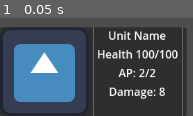
Above: before the commit, frame 1.
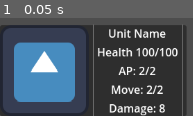
Above: after the commit, the same moment.

Repository: martinspp/civ-clone-thing
Game: Godot game, scene res://scenes/UI/Play/UnitUI.tscn
Two runs of this game, one before a commit and one after it. Both use one fixed random seed, a clock stepped at 60 frames per second and the inputs below. This scene is started directly instead of the project's main scene. The engine's default icon, where the game draws it, is replaced by a stand-in: a white triangle on a blue panel in a dark square.
Inputs:
- Up to frame 1 (0.05 s): no input

The runs differ from the first frame. In frame 1, 13% of the frame differs, in the area x 0-97%, y 7-100%.

Commit message:
no more infinite movement

Diff:
--- a/resources/Units/UnitType.gd
+++ b/resources/Units/UnitType.gd
@@ -3,15 +3,15 @@
 class_name UnitType
 
 @export var unit_name: String
-@export var health: float
+@export var max_health: float
 @export var speed: int
 @export var sprite: CompressedTexture2D
 @export var actions: Array[String]
 @export var attack_damage: float
 ## Used strictly for actions
-@export var action_points: int
+@export var max_action_points: int
 ## Used strictily for movement
-@export var movement_points: int
+@export var max_movement_points: int
 @export var fow_range: int
 
 func _init() -> void:
--- a/resources/Units/warrior.tres
+++ b/resources/Units/warrior.tres
@@ -6,11 +6,11 @@
 [resource]
 script = ExtResource("1_20oyn")
 unit_name = "warrior"
-health = 100.0
+max_health = 100.0
 speed = 2
 sprite = ExtResource("2_pfnjd")
 actions = Array[String](["move", "attack_unit_melee"])
 attack_damage = 10.0
-action_points = 1
-movement_points = 2
+max_action_points = 5
+max_movement_points = 2
 fow_range = 2
--- a/scenes/UI/Play/UnitUI.tscn
+++ b/scenes/UI/Play/UnitUI.tscn
@@ -3,7 +3,7 @@
 [ext_resource type="Texture2D" uid="uid://f58jlja3fu0l" path="res://icon.svg" id="1_ck7hx"]
 [ext_resource type="Script" path="res://scripts/ui/UnitUI.gd" id="1_p54cy"]
 
-[node name="UnitUI" type="Control" node_paths=PackedStringArray("thumbnail", "unit_name_label", "health_label", "action_points_label", "damage_label", "actions_grid")]
+[node name="UnitUI" type="Control" node_paths=PackedStringArray("thumbnail", "unit_name_label", "health_label", "action_points_label", "movement_points_label", "damage_label", "actions_grid")]
 layout_mode = 3
 anchors_preset = 2
 anchor_top = 1.0
@@ -14,6 +14,7 @@
 unit_name_label = NodePath("Panel/HBoxContainer/VBoxContainer/Label")
 health_label = NodePath("Panel/HBoxContainer/VBoxContainer/Health")
 action_points_label = NodePath("Panel/HBoxContainer/VBoxContainer/AP")
+movement_points_label = NodePath("Panel/HBoxContainer/VBoxContainer/Move")
 damage_label = NodePath("Panel/HBoxContainer/VBoxContainer/Damage")
 actions_grid = NodePath("Panel/HBoxContainer/ActionsGrid")
 
@@ -56,6 +57,12 @@
 text = "AP: 2/2"
 horizontal_alignment = 1
 
+[node name="Move" type="Label" parent="Panel/HBoxContainer/VBoxContainer"]
+auto_translate_mode = 1
+layout_mode = 2
+text = "Move: 2/2"
+horizontal_alignment = 1
+
 [node name="Damage" type="Label" parent="Panel/HBoxContainer/VBoxContainer"]
 auto_translate_mode = 1
 layout_mode = 2
--- a/scenes/main.tscn
+++ b/scenes/main.tscn
@@ -19,6 +19,7 @@
 
 [node name="DebugLines" type="Line2D" parent="World"]
 z_index = 50
+points = PackedVector2Array(166, 1340)
 closed = true
 
 [node name="Camera2D" type="Camera2D" parent="."]
--- a/scripts/services/PlayEventBus.gd
+++ b/scripts/services/PlayEventBus.gd
@@ -19,6 +19,7 @@
 #region unit
 signal unit_selected(unit: Unit)
 signal unit_unselected()
+signal unit_update_ui(unit: Unit)
 #endregion
 
 #region settlement
--- a/scripts/ui/UnitSelectionUI.gd
+++ b/scripts/ui/UnitSelectionUI.gd
@@ -38,17 +38,18 @@
 		_build_path()
 
 func _build_path() -> void:
+	var max_path: int = source_unit.movement_points
 	_needs_rebuild = false
 	if !(_source_hex && _targeted_hex):
 		return
 	var hex_path := GameStateService.data_service.plot_path(_source_hex, _targeted_hex)
 	line.clear_points()
-	for hex in hex_path:
+	for i in range(hex_path.size()):
 		#print("%s %s" % [hex.q, hex.r])
-		line.add_point(hex.global_position)
+		if i > max_path:
+			break
+		line.add_point(hex_path[i].global_position)
 	#print(line.get_point_count())
-
-
 
 func _exit_tree() -> void:
 	GameStateService.game_service.selecting_target = false
--- a/scripts/ui/UnitUI.gd
+++ b/scripts/ui/UnitUI.gd
@@ -6,20 +6,33 @@
 @export var unit_name_label: Label
 @export var health_label: Label
 @export var action_points_label: Label
+@export var movement_points_label: Label
 @export var damage_label: Label
 @export var actions_grid : GridContainer
-
+var currrent_unit: Unit
 
 func _ready() -> void:
 	PlayEventBus.unit_selected.connect(select)
 	PlayEventBus.unit_unselected.connect(unselect)
+	PlayEventBus.unit_update_ui.connect(_set_ui_data)
+	PlayEventBus.start_of_turn.connect(_start_of_turn_actions)
 
-func _set_ui_data(unit : Unit) -> void:
+func _set_ui_data(unit: Unit) -> void:
 	thumbnail.texture = unit.unit_data.sprite
-	unit_name_label.text = unit.unit_data.unit_name
-	health_label.text = str(unit.unit_data.health)
-	action_points_label.text = str(unit.unit_data.action_points)
+	unit_name_label.text = unit.unit_data.unit_name.capitalize()
+	health_label.text = "Health: " + str(unit.health) + " / " + str(unit.unit_data.max_health)
+	action_points_label.text = "Action: " + str(unit.action_points) + " / " + str(unit.unit_data.max_action_points)
+	movement_points_label.text = "Move: " + str(unit.movement_points) + " / " + str(unit.unit_data.max_movement_points)
 	damage_label.text = str(unit.unit_data.attack_damage)
+
+func _update_current_unit_data() -> void:
+	if currrent_unit:
+		thumbnail.texture = currrent_unit.unit_data.sprite
+		unit_name_label.text = currrent_unit.unit_data.unit_name.capitalize()
+		health_label.text = "Health: " + str(currrent_unit.health) + " / " + str(currrent_unit.unit_data.max_health)
+		action_points_label.text = "Action: " + str(currrent_unit.action_points) + " / " + str(currrent_unit.unit_data.max_action_points)
+		movement_points_label.text = "Move: " + str(currrent_unit.movement_points) + " / " + str(currrent_unit.unit_data.max_movement_points)
+		damage_label.text = str(currrent_unit.unit_data.attack_damage)
 
 func _population_actions_grid(unit: Unit) -> void:
 	for child in actions_grid.get_children():
@@ -35,11 +48,16 @@
 
 func select(unit: Unit) -> void:
 	if unit:
+		currrent_unit = unit
 		_set_ui_data(unit)
 		_population_actions_grid(unit)
 		visible = true
 	else:
+		currrent_unit = null
 		unselect()
+
+func _start_of_turn_actions(_turn_number: int) -> void:
+	_update_current_unit_data()
 
 static func get_target(unit: Unit, type: String) -> Variant:
 	GameStateService.game_service.select_target_ui = GameStateService.game_service.select_target_ui_scene.instantiate()
--- a/scripts/units/Unit.gd
+++ b/scripts/units/Unit.gd
@@ -8,6 +8,9 @@
 	set(value):
 		sprite_2d.texture = value.sprite
 		unit_data = value
+		health = unit_data.max_health
+		action_points = unit_data.max_action_points
+		movement_points = unit_data.max_movement_points
 		$FowRevealer.update_range()
 
 @export var sprite_2d: Sprite2D
@@ -16,6 +19,11 @@
 var parent_hex: Hex
 var movement_target_hex: Hex
 
+#region unit_data
+var health: float
+var action_points : int
+var movement_points: int
+#endregion
 
 var garrisoned_settlement: Settlement
 
@@ -36,9 +44,10 @@
 func serialize() -> Dictionary:
 	var dict := {}
 	dict["unit_type"] = unit_data.unit_name
-	dict["health"] = unit_data.health
+	dict["health"] = health
 	dict["owner_id"] = player.id
-	dict["action_points"] = unit_data.action_points
+	dict["action_points"] = action_points
+	dict["movement_points"] = movement_points
 	return dict
 
 func deserialize(data: Dictionary) -> void:
@@ -52,7 +61,9 @@
 		PlayEventBus.unit_selected.emit(Unit)
 
 func _start_of_turn_actions(turn_number: int) -> void:
-	pass
+	movement_points = unit_data.max_movement_points
+	action_points = unit_data.max_action_points
+
 
 func _end_of_turn_actions() -> void:
 	#TODO continue set walk action if AP points allow it
@@ -79,14 +90,19 @@
 		print("not garrisoned")
 
 func perform_move() -> void:
-	var max_tiles_move :int = unit_data.speed * unit_data.action_points
+	#var max_tiles_move :int = unit_data.speed * unit_data.action_points
 	var path := GameStateService.data_service.plot_path(parent_hex, movement_target_hex)
-	print(max_tiles_move)
-	print(path.size())
+	var landed_hex: Hex
+
 	for i in range(path.size()):
+		if i == 0:
+			continue
+		if movement_points <= 0:
+			break
+		movement_points -= 1
+
 		if !path[i].settlement && garrisoned_settlement:
 			ungarrsion()
-
 
 		var tween: Tween = get_tree().create_tween()
 		tween.tween_property(self, "global_position", path[i].global_position ,0.25)
@@ -98,7 +114,12 @@
 		$FowRevealer.update_revealing()
 		FowRevealer.reveal_revealed_hexes()
 
-	if path.back():
-		path.back().units.append(self)
+		PlayEventBus.unit_update_ui.emit(self)
+
+
+		landed_hex = path[i]
+
+	if landed_hex:
+		landed_hex.units.append(self)
 		path[0].units.erase(self)
-		GameStateService.data_service.move_unit(path[0],path.back())
+		GameStateService.data_service.move_unit(path[0],landed_hex)
